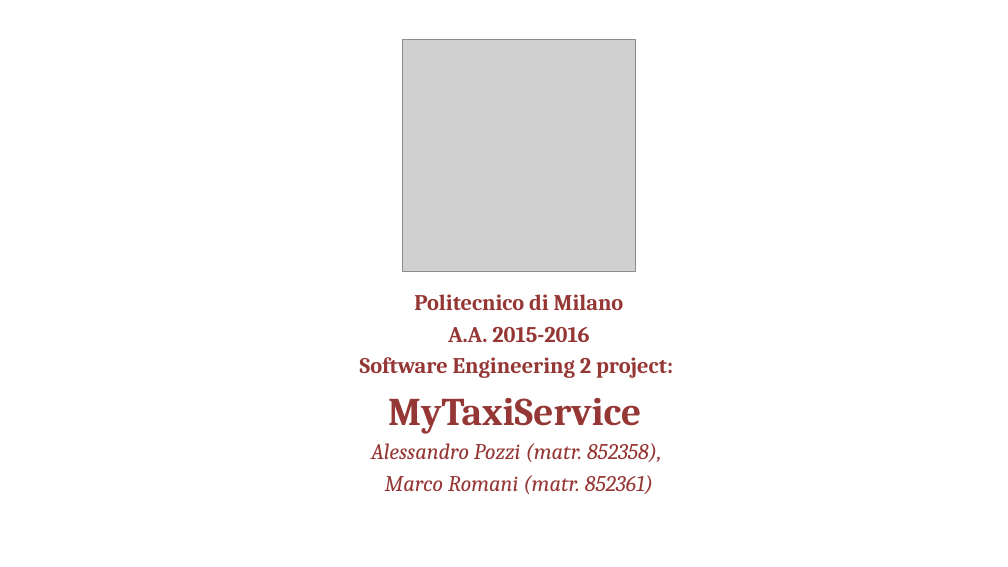
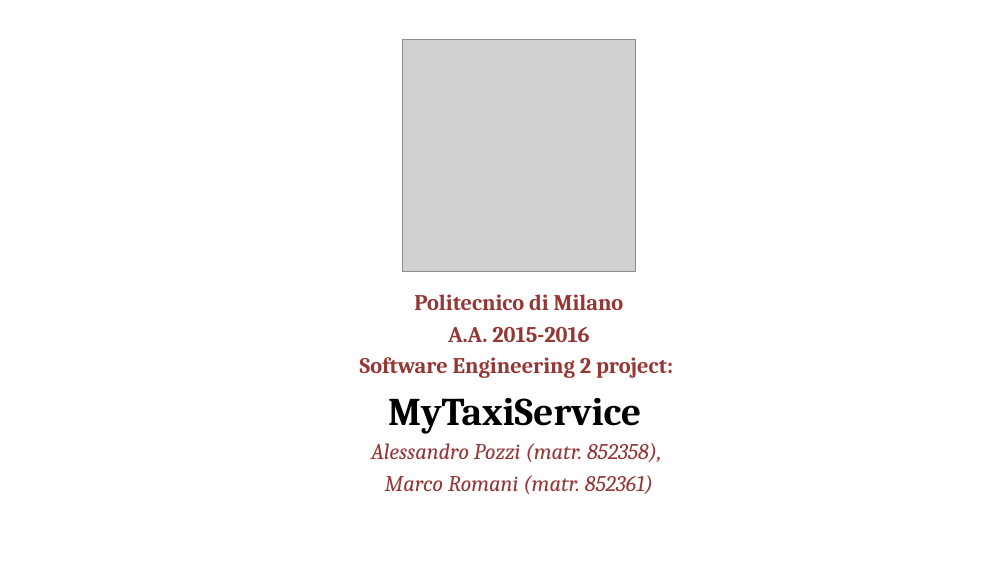
Before and after one commit to MarcoRomani/myTaxyService-SE2-PozziRomani, a slide deck: slide 1 of OtherStuff/FINAL PRESENTATION/MyTaxiService.pptx. Drawn at 1008x567 pixels with LibreOffice and Linux fonts; fonts in the diff are those of the drawing; grey boxes stand for pictures. Boxes give left, top, right and bottom in pixels: in the first picture for what was removed or moved away, otherwise in the second. Text is boxed around its words. In the diff, an @@ line names an element or a change of style, - is before the commit and + after.

```diff
--- a/OtherStuff/FINAL PRESENTATION/MyTaxiService.pptx
+++ b/OtherStuff/FINAL PRESENTATION/MyTaxiService.pptx
@@ subtitle at (388,398,641,434): text colour #953735 to #000000 in "MyTaxiService" @@
```
Also in this commit, not shown: 2 other slides changed.
